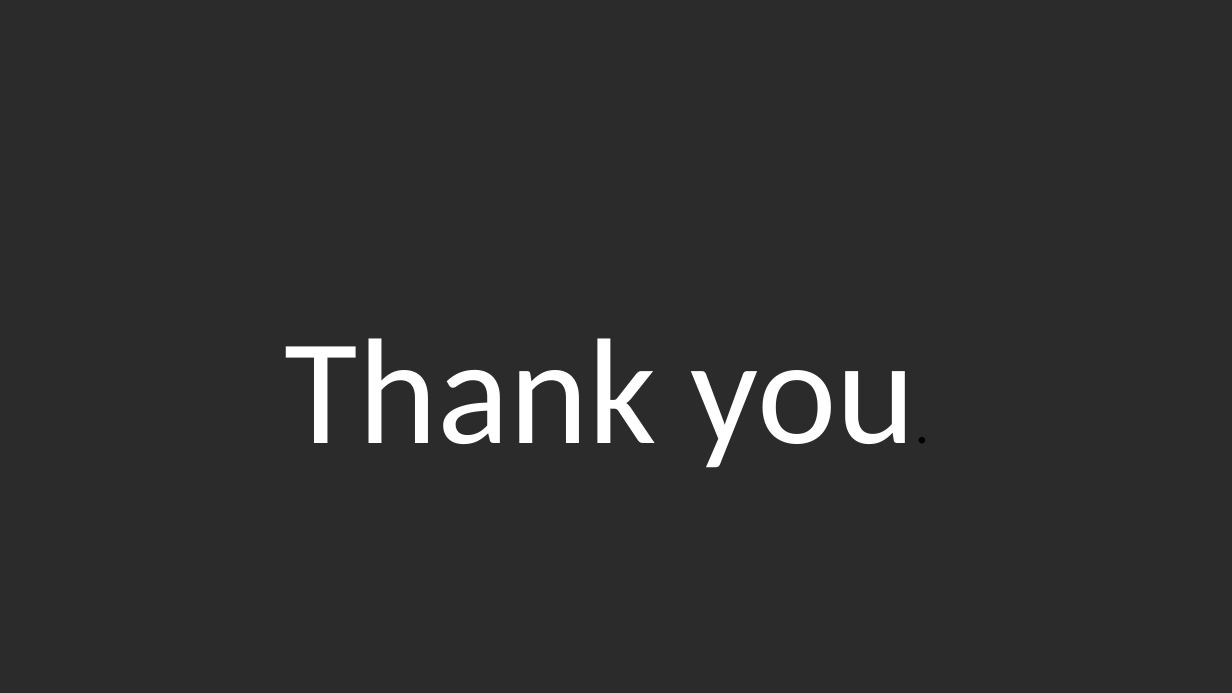
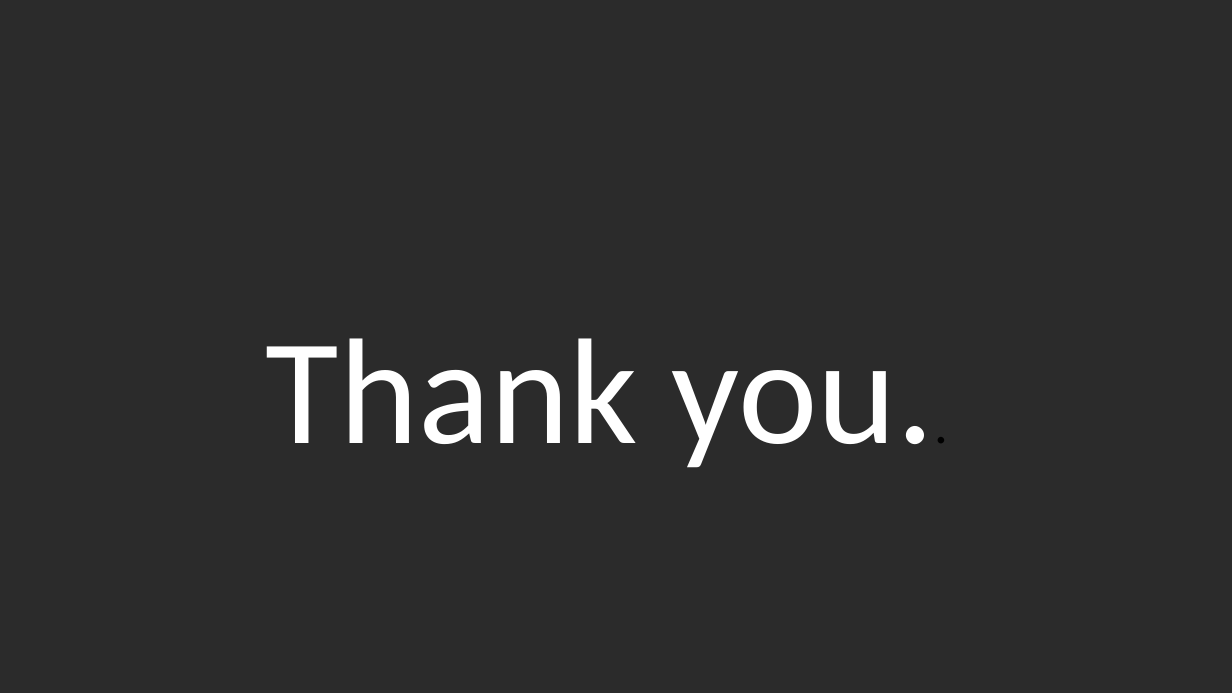
Before and after one commit to ZygimantasJakubauskas/Mashine-Learning-CA1, a slide deck: slide 12 of ML/PPT_ML_CA1_26 Nov 23.pptx (slide 11 before the commit). Drawn at 1232x693 pixels with LibreOffice and Linux fonts; fonts in the diff are those of the drawing; background and template pictures are left out; a plain dark background stands for a picture behind light text. Boxes give left, top, right and bottom in pixels: in the first picture for what was removed or moved away, otherwise in the second. Text is boxed around its words. In the diff, an @@ line names an element or a change of style, - is before the commit and + after.

```diff
--- a/ML/PPT_ML_CA1_26 Nov 23.pptx
+++ b/ML/PPT_ML_CA1_26 Nov 23.pptx
@@ text at [266,338,935,468]: text changed @@
-Thank you.
+Thank you..
```
Also in this commit, not shown: 9 other slides changed, 1 slide added, 1 other file.
